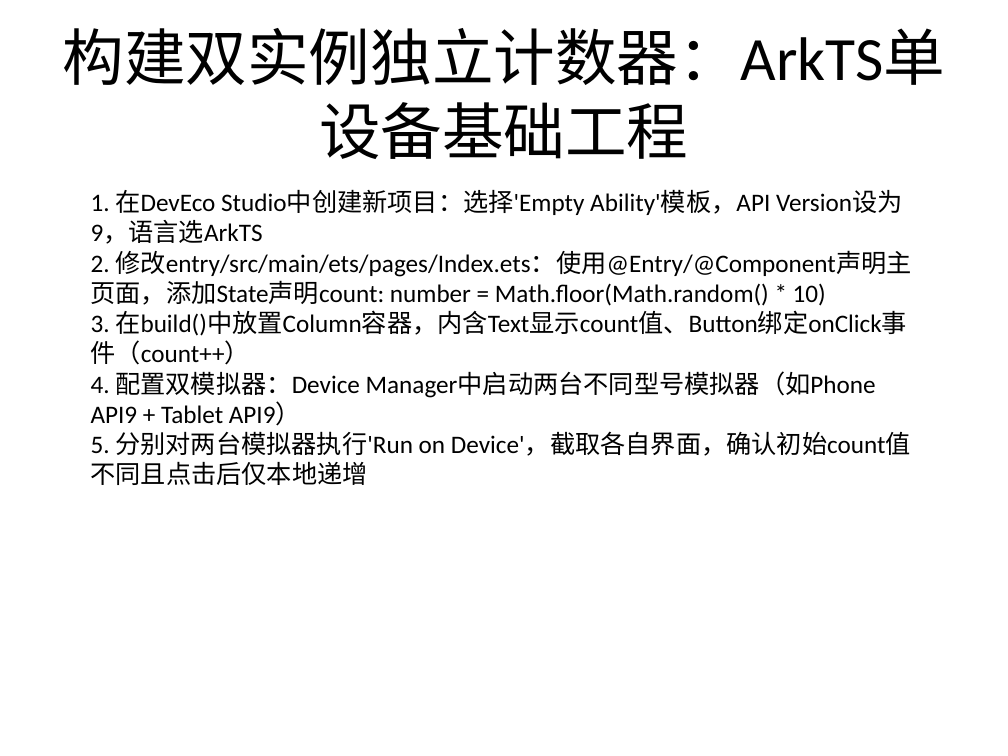
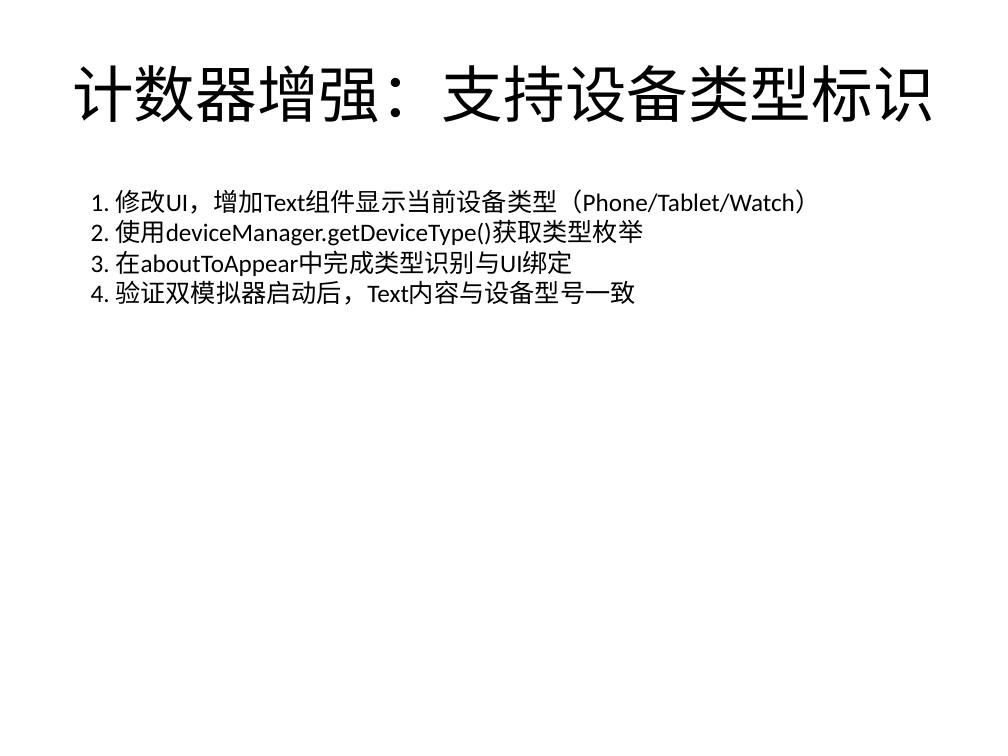
Before and after one commit to Lxlorange/zhiyan, a slide deck: slide 8 of backend/generated/pptx/classroom-2-item-12.pptx. Drawn at 1008x756 pixels with LibreOffice and Linux fonts; fonts in the diff are those of the drawing. Boxes give left, top, right and bottom in pixels: in the first picture for what was removed or moved away, otherwise in the second. Text is boxed around its words. In the diff, an @@ line names an element or a change of style, - is before the commit and + after.

```diff
--- a/backend/generated/pptx/classroom-2-item-12.pptx
+++ b/backend/generated/pptx/classroom-2-item-12.pptx
@@ title at (72,65,934,123): text changed @@
-构建双实例独立计数器：ArkTS单设备基础工程
+计数器增强：支持设备类型标识
@@ text at (91,189,820,305): text changed @@
-1. 在DevEco Studio中创建新项目：选择'Empty Ability'模板，API Version设为9，语言选ArkTS
-2. 修改entry/src/main/ets/pages/Index.ets：使用@Entry/@Component声明主页面，添加State声明count: number = Math.floor(Math.random() * 10)
-3. 在build()中放置Column容器，内含Text显示count值、Button绑定onClick事件（count++）
-4. 配置双模拟器：Device Manager中启动两台不同型号模拟器（如Phone API9 + Tablet API9）
-5. 分别对两台模拟器执行'Run on Device'，截取各自界面，确认初始count值不同且点击后仅本地递增
+1. 修改UI，增加Text组件显示当前设备类型（Phone/Tablet/Watch）
+2. 使用deviceManager.getDeviceType()获取类型枚举
+3. 在aboutToAppear中完成类型识别与UI绑定
+4. 验证双模拟器启动后，Text内容与设备型号一致
```
Also in this commit, not shown: 4 other slides changed, 2 slides added, 2 slides removed, 30 other files.
